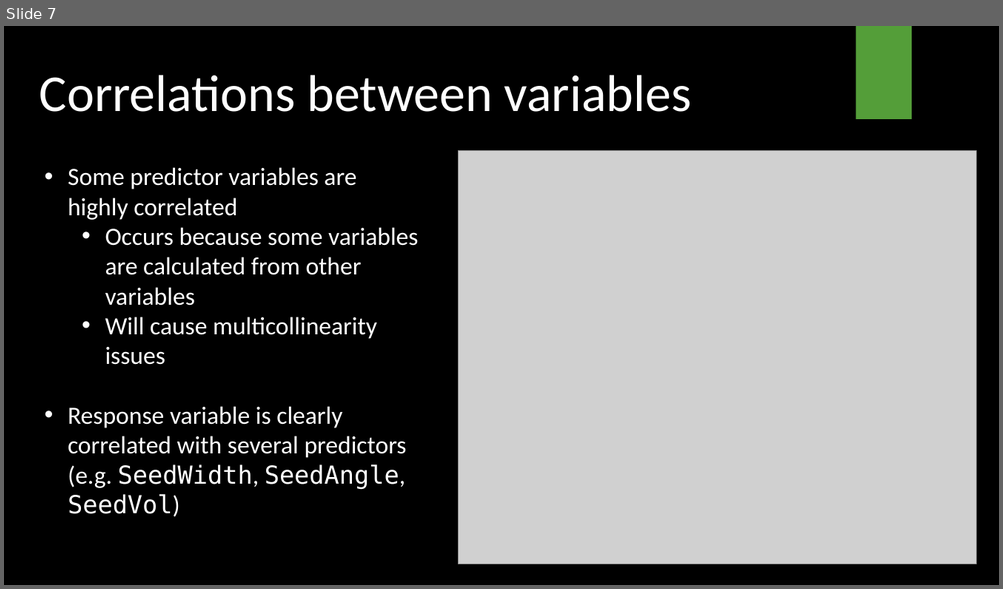
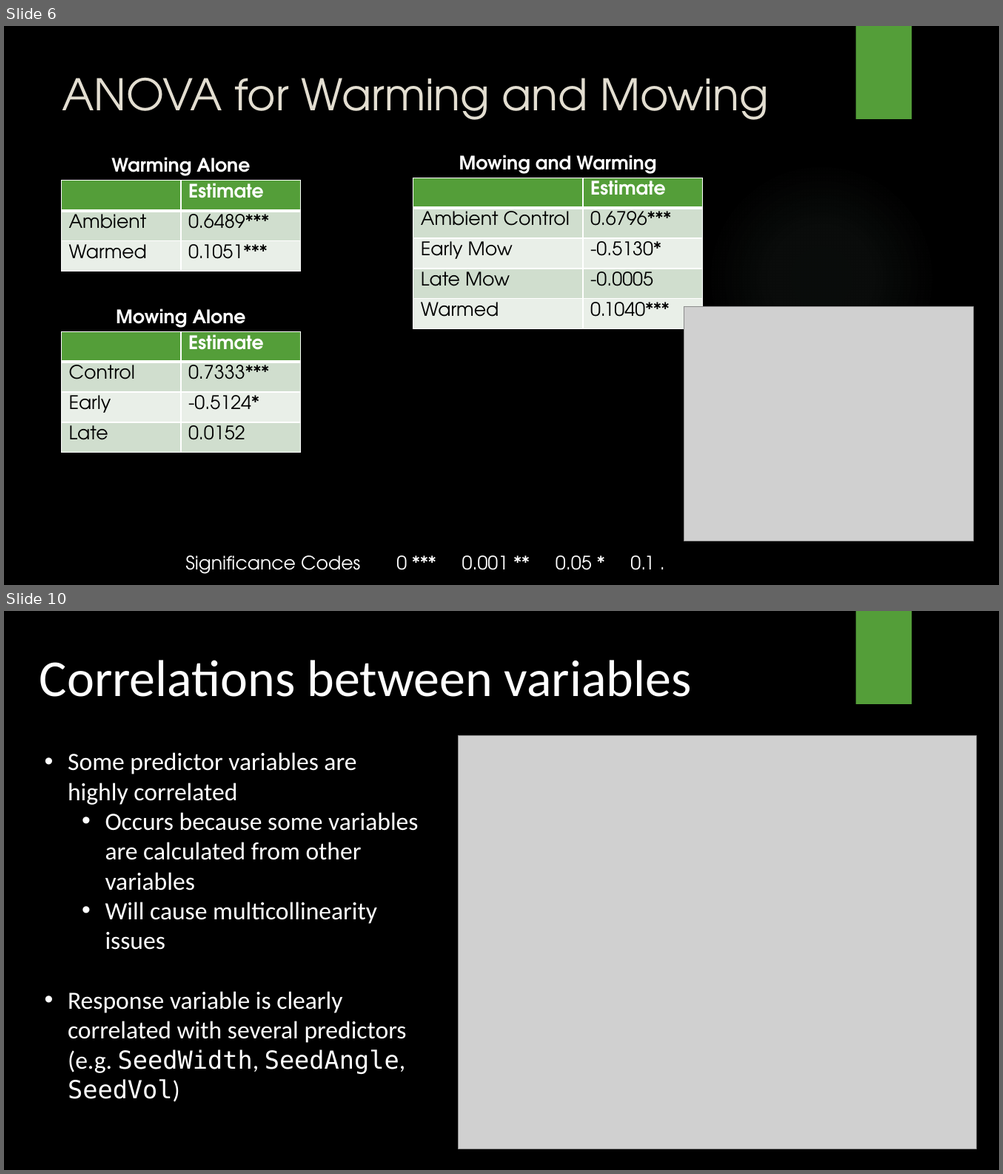
Before and after one commit to TrevorHD/CNSeedDrop, a slide deck: DreesHowerton_STAT501_Presentation.pptx. Shown one above the other, each under a label of ours: slide 7 before the commit, slides 6 and 10 after it; the slides between them are not shown. The pictures are 1003x589 and 1003x1174 pixels, drawn with LibreOffice and Linux fonts; fonts in the diff are those of the drawing; grey boxes stand for pictures; background and template pictures are left out. Boxes give left, top, right and bottom in pixels: in the first picture for what was removed or moved away, otherwise in the second. Text is boxed around its words. In the diff, an @@ line names an element or a change of style, - is before the commit and + after.

```diff
--- a/DreesHowerton_STAT501_Presentation.pptx
+++ b/DreesHowerton_STAT501_Presentation.pptx
@@ slide 6 added at [4,26,999,585], background picture (left out); not listed: 1 template element that a slide beside it also shows @@
@@ title added at [62,77,768,120], 42 pt, text #E3DED1 @@
+ANOVA for Warming and Mowing
@@ text added at [111,157,250,176], 18 pt, text #FFFFFF, bold @@
+Warming Alone
@@ text added at [459,155,656,174], 18 pt, text #FFFFFF, bold @@
+Mowing and Warming
@@ table added at [62,181,300,272], 3 rows, 2 columns @@
+ | Estimate
+Ambient | 0.6489***
+Warmed | 0.1051***
@@ table added at [413,178,702,329], 5 rows, 2 columns @@
+ | Estimate
+Ambient Control | 0.6796***
+Early Mow | -0.5130*
+Late Mow | -0.0005
+Warmed | 0.1040***
@@ ellipse added at [706,163,936,392], fill gradient #87A896 @@
@@ text added at [116,309,246,328], 18 pt, text #FFFFFF, bold @@
+Mowing Alone
@@ picture added at [684,307,973,542] @@
@@ table added at [62,332,300,453], 4 rows, 2 columns @@
+ | Estimate
+Control | 0.7333***
+Early | -0.5124*
+Late | 0.0152
@@ text added at [185,556,654,574], 18 pt, text #FFFFFF @@
+Significance Codes 0 *** 0.001 ** 0.05 * 0.1 .
@@ what was slide 7 is now slide 10 @@
```
Also in this commit, not shown: 12 slides changed, 3 other slides added, 1 slide removed, 6 other files.
